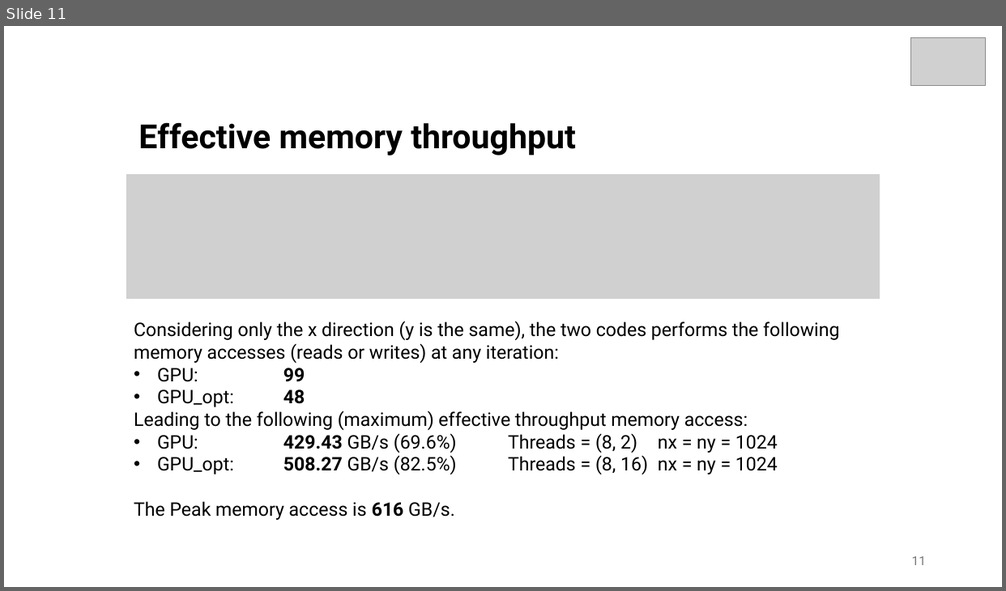
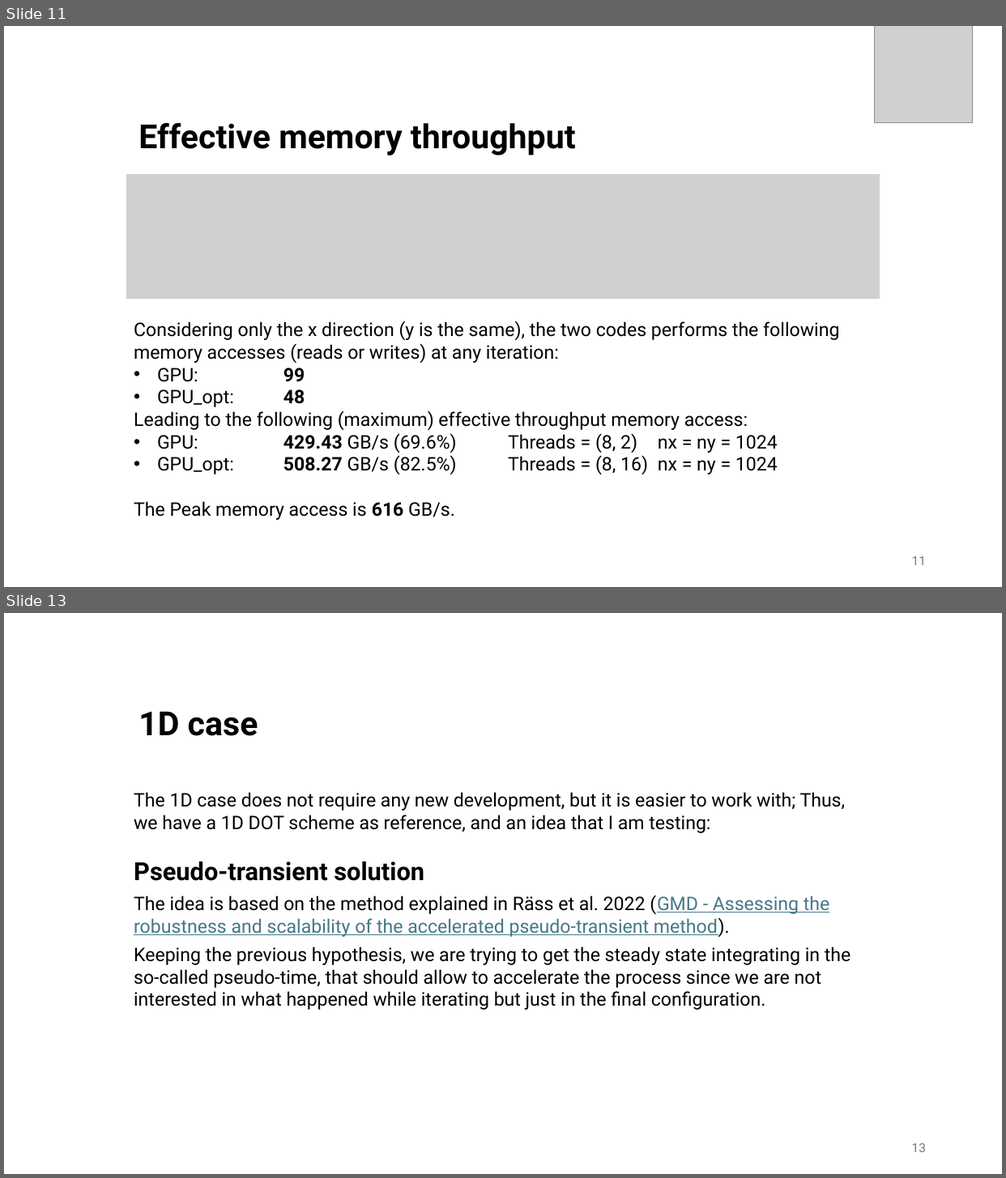
Before and after one commit to nunziogit/project_2D, a slide deck: PERF_EVAL/presentation_Julia.pptx. Shown one above the other, each under a label of ours: slide 11 before the commit, slides 11 and 13 after it; the slides between them are not shown. The pictures are 1006x591 and 1006x1178 pixels, drawn with LibreOffice and Linux fonts; fonts in the diff are those of the drawing; grey boxes stand for pictures. Boxes give left, top, right and bottom in pixels: in the first picture for what was removed or moved away, otherwise in the second. Text is boxed around its words. In the diff, an @@ line names an element or a change of style, - is before the commit and + after.

```diff
--- a/PERF_EVAL/presentation_Julia.pptx
+++ b/PERF_EVAL/presentation_Julia.pptx
@@ slide 13 added at <box>4,613,1002,1174</box>, background #FFFFFF @@
@@ text added at <box>138,711,258,736</box>, 32 pt, text #000000, bold @@
+1D case
@@ text added at <box>134,792,851,1010</box>, 18 pt, text #000000 @@
+The 1D case does not require any new development, but it is easier to work with; Thus, we have a 1D DOT scheme as reference, and an idea that I am testing:
+Pseudo-transient solution
+The idea is based on the method explained in Räss et al. 2022 (GMD - Assessing the robustness and scalability of the accelerated pseudo-transient method).
+Keeping the previous hypothesis, we are trying to get the steady state integrating in the so-called pseudo-time, that should allow to accelerate the process since we are not interested in what happened while iterating but just in the final configuration.
@@ page number added at <box>912,1144,926,1152</box>, 12 pt, text #797979 @@
+13
@@ slide 11 changed as well @@
@@ picture added at <box>875,26,973,123</box> @@
@@ picture removed at <box>911,37,986,85</box> @@
```
Also in this commit, not shown: 10 other slides changed, 1 other slide added.
